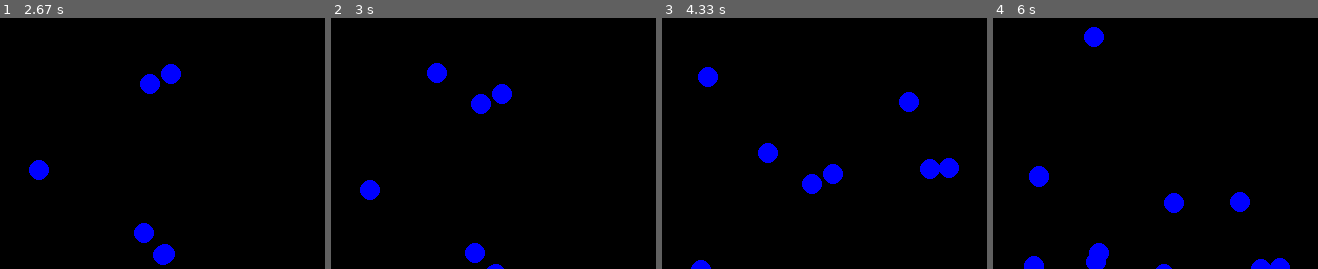
Above: before the commit, frames 1-4 (left to right).
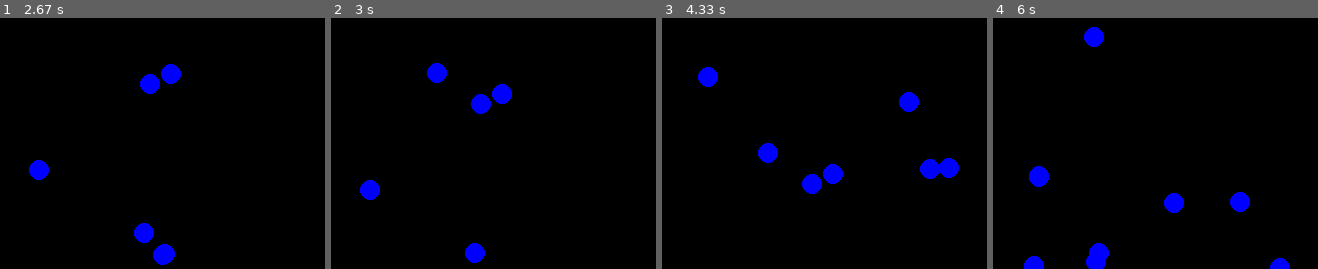
Above: after the commit, the same moments.

Repository: irina-turova/pygame-falling-circles
Game: pygame game, started from falling_balls.py
Same seed, same stepped clock (60 frames per second), same inputs: the game is played once before the commit and once after it.
Inputs (mouse positions are in pixels of both pictures, inside the frame that each line leads up to):
- Up to frame 1 (2.67 s): click (162, 118) at 0.38 s; click (165, 138) at 0.72 s; click (39, 73) at 1.05 s; click (308, 223) at 1.38 s; click (172, 18) at 1.72 s; click (143, 196) at 2.05 s; click (149, 68) at 2.38 s
- Up to frame 2 (3 s): click (438, 58) at 2.72 s
- Up to frame 3 (4.33 s): click (928, 93) at 3.05 s; click (948, 110) at 3.38 s; click (909, 65) at 3.72 s; click (707, 60) at 4.05 s
- Up to frame 4 (6 s): click (1175, 105) at 4.38 s; click (1038, 100) at 4.72 s; click (1097, 206) at 5.05 s; click (1035, 228) at 5.38 s; click (1093, 20) at 5.72 s

Frame 1 is identical in both runs. In frame 2, less than 0.1% of the frame differs, in the area x 48-54%, y 98-100%; in frame 3, 0.2%; in frame 4, 0.3%, in the area x 50-86%, y 96-100%.

Commit message:
Remove circle from actives as it riches the bottom

Diff:
--- a/falling_balls.py
+++ b/falling_balls.py
@@ -15,6 +15,8 @@
 def process_circles_positions():
     global active_circles_positions
     active_circles_positions = set(map(lambda p: (p[0], p[1] + 1), active_circles_positions))
+
+    active_circles_positions = set(filter(lambda p: p[1] < height, active_circles_positions))
 
 
 is_running = True
